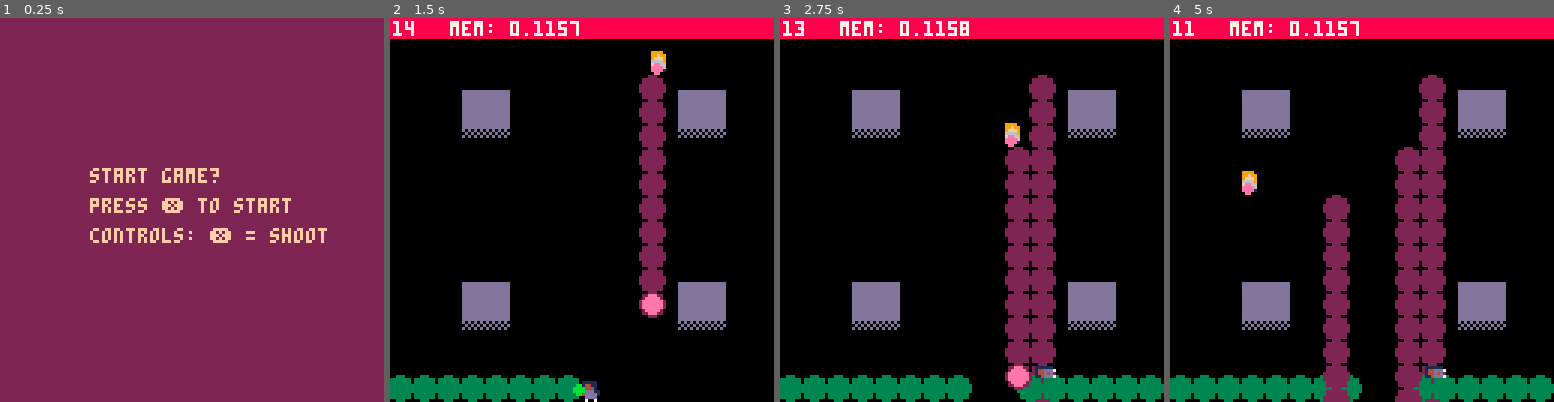
Above: before the commit, frames 1-4 (left to right).
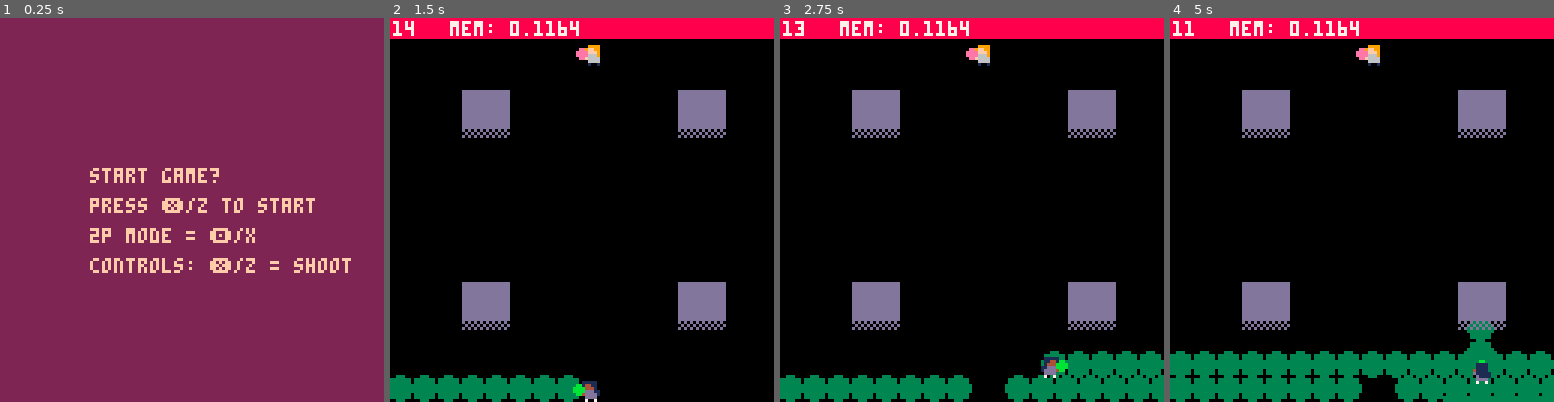
Above: after the commit, the same moments.

Repository: marcianoviereck/picogames
Game: PICO-8 cartridge pongpaint.p8
The game is run twice, just before and just after one commit, with the same random seed, the same clock (stepped at 60 frames per second) and the same inputs.
Inputs:
- Up to frame 1 (0.25 s): no input
- Up to frame 2 (1.5 s): tap X (X key) at 0.33, 1.07 s; tap O (Z key) at 0.7 s
- Up to frame 3 (2.75 s): hold Right 1.6-2.1 s; tap O (Z key) at 1.7, 2.1, 2.5 s; tap X (X key) at 1.85 s; hold Up 2.15-2.42 s; hold Right from 2.47 s (still down)
- Up to frame 4 (5 s): tap O (Z key) every 0.4 s from 2.9 to 4.9 s; tap X (X key) at 2.97, 4.08 s; release Right at 3.03 s; hold Left 3.08-3.58 s; hold Down 3.63-3.97 s; hold Right 4.02-4.68 s; hold Up from 4.73 s (still down)

The runs differ from the first frame. In frame 1, 2.2% of the frame differs, in the area x 23-92%, y 46-67%; in frame 2, 4.1%; in frame 3, 11%; in frame 4, 17%, in the area x 0-100%, y 0-100%.

Commit message:
local multi attempt

Diff:
--- a/pongpaint.p8
+++ b/pongpaint.p8
@@ -7,51 +7,32 @@
 		if time_left > 0 then
 		 time_left -= 1
 
-			update_enemy()
+			if num_players == 1 then
+				update_enemy()
+			end
+
 			update_arrows()
-			update_animation(player)
+			--update_animation(player)
 			update_dead_timers()
-			if shoot_cooldown_frames > 0 then
-				shoot_cooldown_frames -= 1
-			end
-
-			if player.dead == false then
-				local speed = player.speed
-				local new_x = player.x
-				local new_y = player.y
-				if new_x ~= nil and new_y ~= nil then
-
-					if btn(0) then
-						new_x -= speed
-						player.direction = 0
-					elseif btn(1) then
-						new_x += speed
-						player.direction = 2
-					end
-					if btn(2) then
-						new_y -= speed
-						player.direction = 1
-					elseif btn(3) then
-						new_y += speed
-						player.direction = 3
-					end
-
-					if not has_wall_around(new_x+4, new_y+4, 4) then
-						player.x = new_x
-						player.y = new_y
-					end
-
-					if btn(5) and shoot_cooldown_frames <= 0 then
-					 shoot_cooldown_frames = 20
-					 shoot_arrow(player)
-					end
+
+			if num_players > 0 then
+				update_player(1)
+				if player_one.shoot_cooldown_frames > 0 then
+					player_one.shoot_cooldown_frames -= 1
 				end
 			end
+			if num_players > 1 then
+				update_player(2)
+				if enemy.shoot_cooldown_frames > 0 then
+					enemy.shoot_cooldown_frames -= 1
+				end
+			end
+
 		else
 			for x=1, map_size do
 				for y=1, map_size do
 					local tile = level_tiles[x..":"..y]
-					if tile.c == player.c then
+					if tile.c == player_one.c then
 						tiles_player += 1
 					elseif tile.c == enemy.c then
 						tiles_enemy += 1
@@ -70,6 +51,12 @@
 		end
 	elseif game_state == "menu" then
 		if btn(5) then
+			num_players = 2
+			game_state = "playing"
+			_init()
+		end
+		if btn(4) then
+			num_players = 1
 			game_state = "playing"
 			_init()
 		end
@@ -98,9 +85,9 @@
 			--circfill(tile.x, tile.y, 1, 11)
 		end
 
-		draw_character(player)
-		draw_character(enemy)
-		draw_animations()
+		draw_character(characters[1])
+		draw_character(characters[2])
+		--draw_animations()
 		draw_arrows()
 
 			-- ui --
@@ -114,8 +101,9 @@
 	elseif game_state == "menu" then
 		rectfill(0, 0, 128, 128, 2)
 		print("start game?", 30, 50, 15)
-		print("press ❎ to start", 30, 60, 15)
-		print("controls: ❎ = shoot", 30, 70, 15)
+		print("press ❎/z to start", 30, 60, 15)
+		print("2p mode = 🅾️/x", 30, 70, 15)
+		print("controls: ❎/z = shoot", 30, 80, 15)
 	elseif game_state == "game_over" then
 		local score = "player: "..tiles_player.." / enemy: "..tiles_enemy
 		local text = "its a draw!..."
@@ -123,9 +111,9 @@
 		local c_t = 6
 		if winner == "enemy" then
 			c = enemy.c
-			c_t = player.c
+			c_t = player_one.c
 		elseif winner == "player" then
-			c = player.c
+			c = player_one.c
 			c_t = enemy.c
 		end
 		rectfill(0, 0, 128, 128, c)
@@ -135,9 +123,45 @@
 	end
 end
 
+function update_player(player_number)
+	local player = characters[player_number]
+	if player.dead == false then
+		local speed = player.speed
+		local new_x = player.x
+		local new_y = player.y
+		local p_index = player_number - 1
+		if new_x ~= nil and new_y ~= nil then
+			if btn(0, p_index) then
+				new_x -= speed
+				player.direction = 0
+			elseif btn(1, p_index) then
+				new_x += speed
+				player.direction = 2
+			end
+			if btn(2, p_index) then
+				new_y -= speed
+				player.direction = 1
+			elseif btn(3, p_index) then
+				new_y += speed
+				player.direction = 3
+			end
+
+			if not has_wall_around(new_x+4, new_y+4, 4) then
+				player.x = new_x
+				player.y = new_y
+			end
+
+			if btn(4, p_index) and player.shoot_cooldown_frames <= 0 then
+			 player.shoot_cooldown_frames = 20
+			 shoot_arrow(player)
+			end
+		end
+	end
+end
 -->8
 -- game state and init --
 game_state = "menu" -- can be: menu, playing, game_over --
+num_players = 1
 
 	-- max mem = 2048 -- !
 function _init()
@@ -149,15 +173,14 @@
 	time_left = round_time
 	map_size=32
 	tile_size=4
-	shoot_cooldown_frames = 5
-	enemy_shoot_cooldown_frames = 25
+	shoot_cooldown_frames = 25
 
 	arrows={}
 	level_tiles = {}
 	level_sprites = {}
 	build_level()
 
-	player = {
+	player_one = {
 		id = 0,
 		x = 63,
 		y = 120,
@@ -169,7 +192,8 @@
 		dead = false,
 		has_weapon = true,
 		dead_timer = 100,
-		speed = 1
+		speed = 1,
+		shoot_cooldown_frames = 5
 	}
 	enemy={
 		x = 64,
@@ -183,6 +207,7 @@
 		dead_timer = 50,
 		speed = 1,
 		has_weapon = true,
+		shoot_cooldown_frames = 5,
 		actions = {
 			searching = true,
 			finding_path = false,
@@ -192,7 +217,7 @@
 			target_tile = {}
 		}
 	}
-	characters = {enemy, player}
+	characters = {player_one, enemy}
 
 end
 
@@ -252,8 +277,10 @@
 				if characters[i] == enemy then
 					enemy.x = tile.x
 					enemy.y = tile.y
-					enemy.actions.current_tile = tile
-					enemy.actions.searching = true
+					if num_players == 1 then
+						enemy.actions.current_tile = tile
+						enemy.actions.searching = true
+					end
 				else
 					characters[i].x = tile.x
 					characters[i].y = tile.y
@@ -337,16 +364,14 @@
 	end
 end
 
-function draw_animations()
+function draw_animations(player_num)
+	local player = characters[player_num]
 	if player.current_animation then
 			spr(
 				player.current_animation.current_frame,
 				player.x + player.current_animation.offset_x,
 				player.y + player.current_animation.offset_y
 			)
-	end
-
-	if enemy.current_animation then
 	end
 end
 
@@ -380,7 +405,7 @@
 		size = 0.5,
 		speed = 8
 	}
-	if character.c == player.c then
+	if character.c == player_one.c then
 		sfx(0)
 	else
 		sfx(1)
@@ -419,10 +444,10 @@
 
 			for i=1, #characters do
 				local character = characters[i]
-				if (arrow.c == player.c
+				if (arrow.c == player_one.c
 					and character.c == enemy.c)
 					or (arrow.c == enemy.c
-					and character.c == player.c) then
+					and character.c == player_one.c) then
 						if arrow.x > character.x - 6 and
 							arrow.x < character.x + 6 and
 							arrow.y > character.y - 6  and
@@ -513,12 +538,12 @@
 	elseif enemy.actions.state == "shooting" then
 	end
 
- enemy_shoot_cooldown_frames -= 1
- if enemy_shoot_cooldown_frames <= 0 then
- 	enemy_shoot_cooldown_frames = rnd(20) + 30
+ enemy.shoot_cooldown_frames -= 1
+ if enemy.shoot_cooldown_frames <= 0 then
+ 	enemy.shoot_cooldown_frames = rnd(20) + 30
  	local dir_to_player = -1
-  local dist_x = player.x - enemy.x
-  local dist_y = player.y - enemy.y
+  local dist_x = player_one.x - enemy.x
+  local dist_y = player_one.y - enemy.y
   local shoot_randomly = rnd(5) == 4
   if shoot_randomly then
   	dir_to_player = -1
